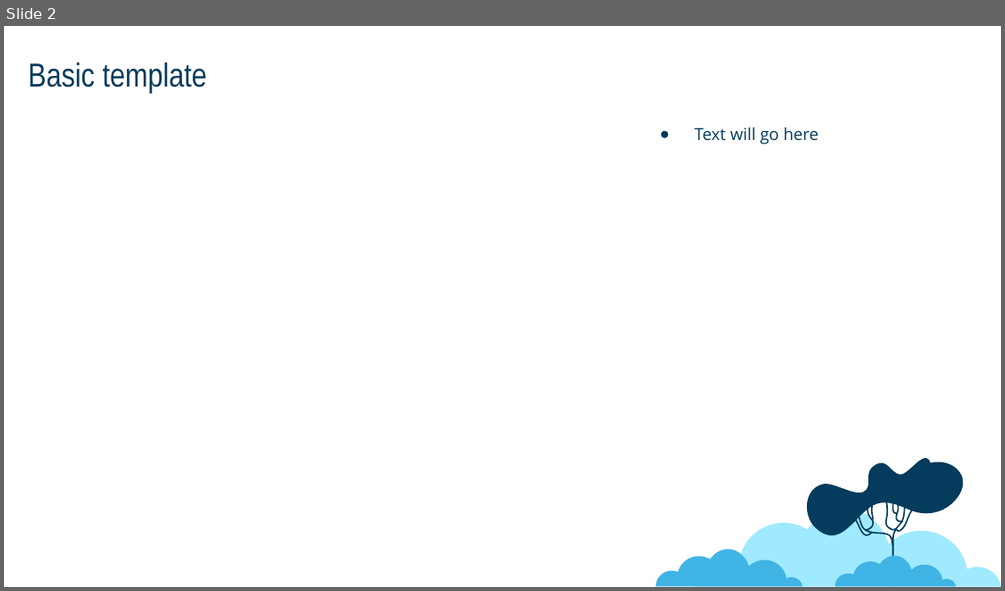
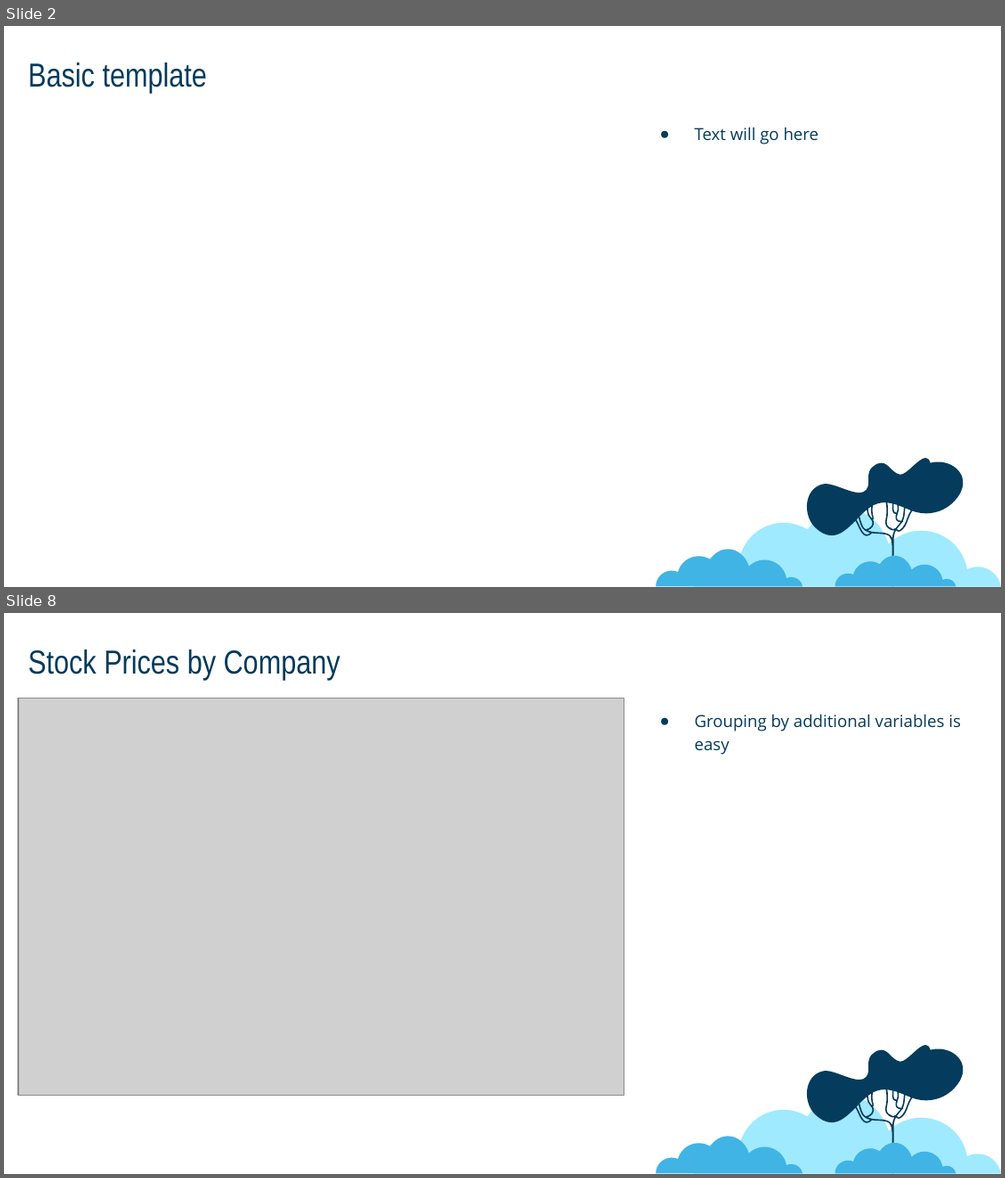
Before and after one commit to jonboone1/plotlyPowerpoint, a slide deck: example/output.pptx. Shown one above the other, each under a label of ours: slide 2 before the commit, slides 2 and 8 after it; the slides between them are not shown. The pictures are 1005x591 and 1005x1178 pixels, drawn with LibreOffice and Linux fonts; fonts in the diff are those of the drawing; grey boxes stand for pictures. Boxes give left, top, right and bottom in pixels: in the first picture for what was removed or moved away, otherwise in the second. Text is boxed around its words. In the diff, an @@ line names an element or a change of style, - is before the commit and + after.

```diff
--- a/example/output.pptx
+++ b/example/output.pptx
@@ slide 8 added at box(4, 613, 1001, 1174), background #FFFFFF; not listed: 4 template elements that a slide beside it also shows @@
@@ title added at box(28, 649, 340, 680), 24 pt, text #043A5B @@
+Stock Prices by Company
@@ picture added at box(18, 698, 623, 1094) @@
@@ text added at box(695, 714, 961, 755), 12 pt, text #043A5B @@
+● Grouping by additional variables is easy
```
Also in this commit, not shown: 4 other slides added, 15 other files.
